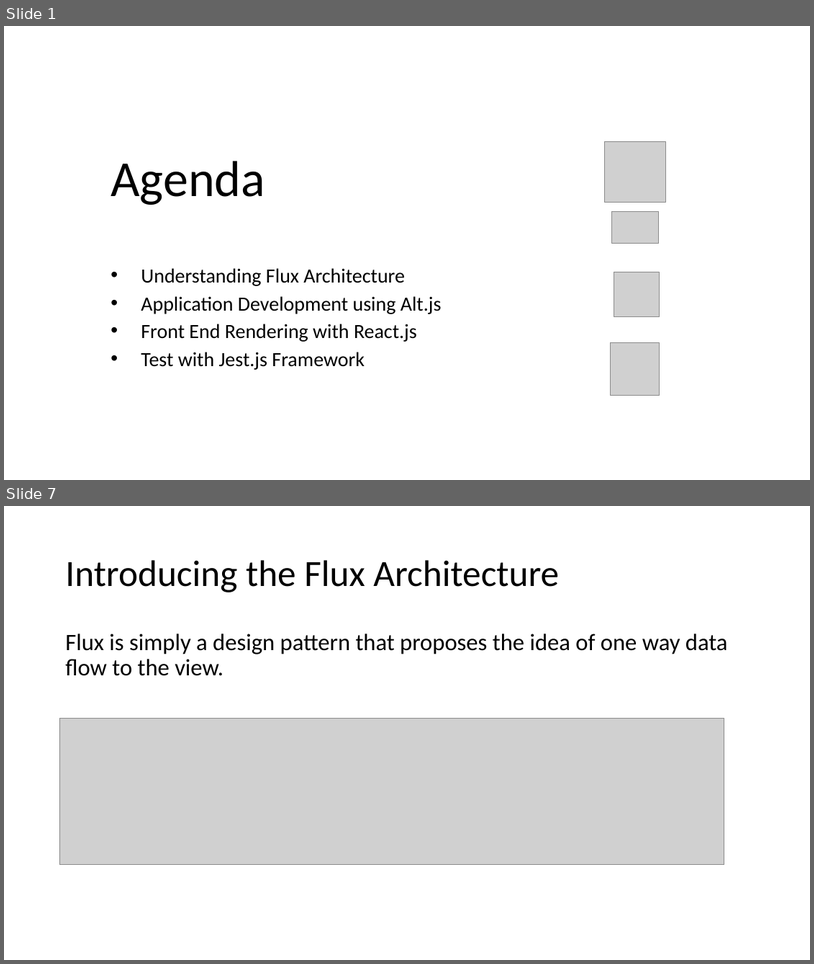
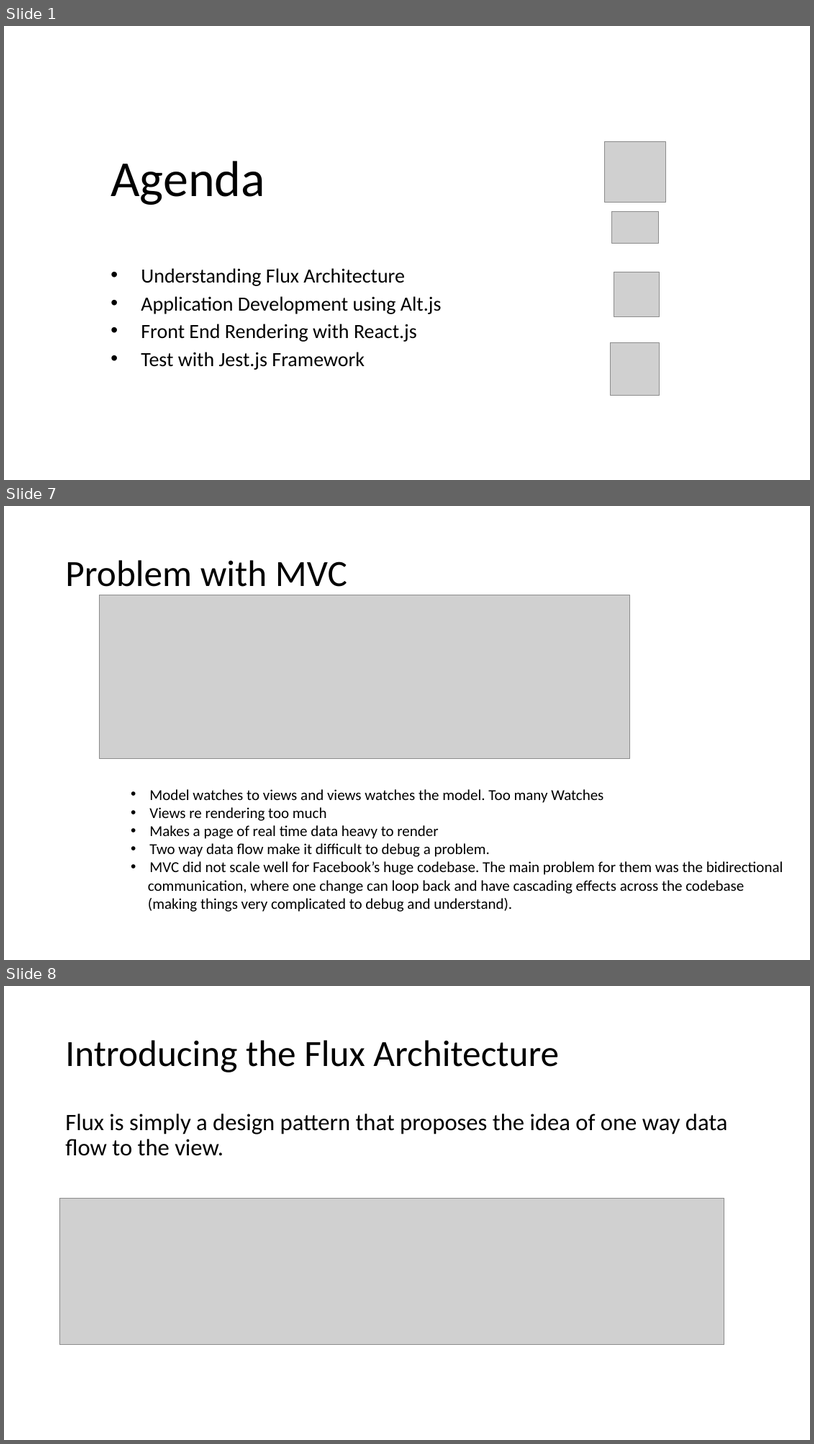
Before and after one commit to awahab29/samplealt, a slide deck: React.pptx. Shown one above the other, each under a label of ours: slides 1 and 7 before the commit, slides 1, 7 and 8 after it; the slides between them are not shown. The pictures are 814x964 and 814x1444 pixels, drawn with LibreOffice and Linux fonts; fonts in the diff are those of the drawing; grey boxes stand for pictures. Boxes give left, top, right and bottom in pixels: in the first picture for what was removed or moved away, otherwise in the second. Text is boxed around its words. In the diff, an @@ line names an element or a change of style, - is before the commit and + after.

Commit message:
adding final slide

```diff
--- a/React.pptx
+++ b/React.pptx
@@ slide 7 added at bbox=[4, 506, 810, 960], background #FFFFFF @@
@@ title added at bbox=[65, 560, 347, 587], 44 pt, text #000000 @@
+Problem with MVC
@@ picture added at bbox=[99, 595, 630, 759] @@
@@ text added at bbox=[148, 789, 784, 911], 18 pt, text #000000 @@
+• Model watches to views and views watches the model. Too many Watches
+• Views re rendering too much
+• Makes a page of real time data heavy to render
+• Two way data flow make it difficult to debug a problem.
+• MVC did not scale well for Facebook’s huge codebase. The main problem for them was the bidirectional
+communication, where one change can loop back and have cascading effects across the codebase
+(making things very complicated to debug and understand).
@@ what was slide 7 is now slide 8 @@
```
Also in this commit, not shown: 5 slides changed, 6 other slides added.
